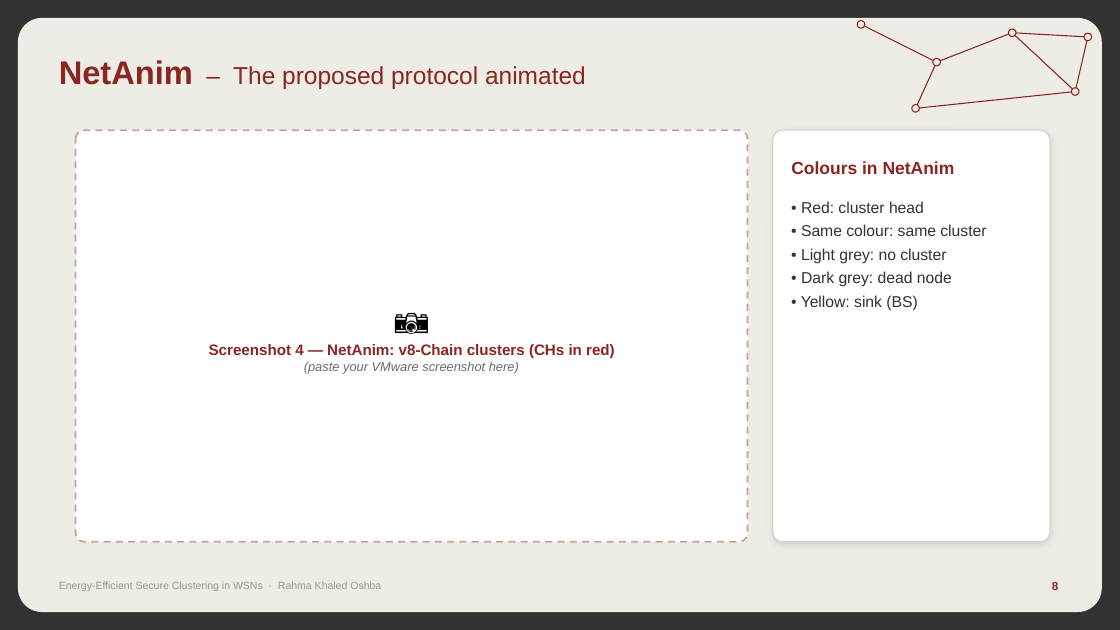
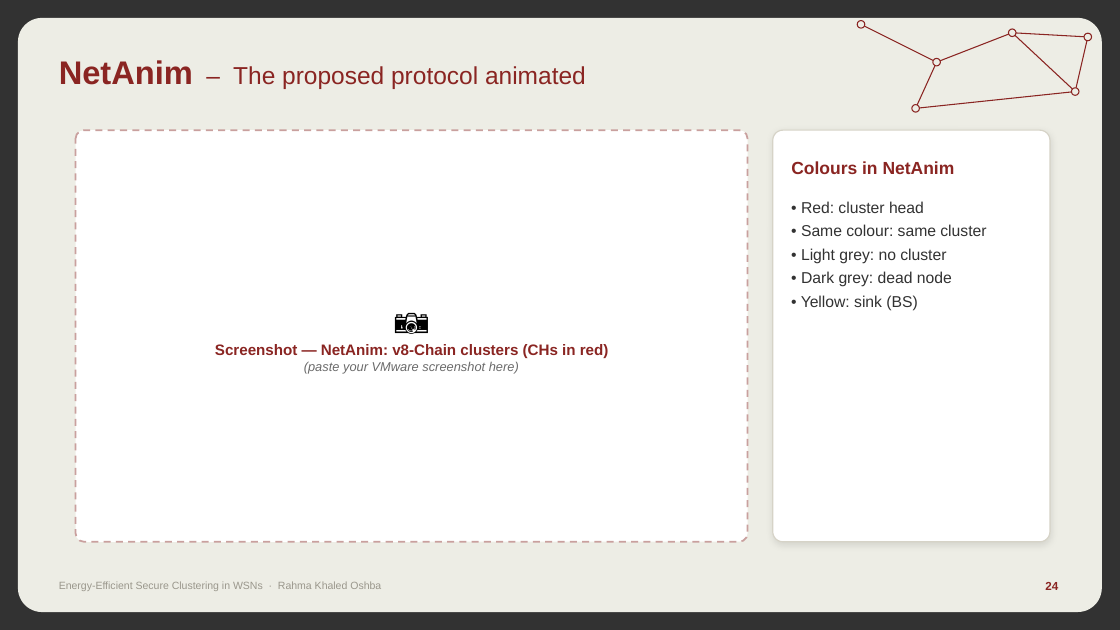
Before and after one commit to RahmaOshba/Routing-Protocols, a slide deck: slide 24 of thesis-final/Thesis_Defense_v8-Chain.pptx (slide 8 before the commit). Drawn at 1120x630 pixels with LibreOffice and Linux fonts; fonts in the diff are those of the drawing. Boxes give left, top, right and bottom in pixels: in the first picture for what was removed or moved away, otherwise in the second. Text is boxed around its words. In the diff, an @@ line names an element or a change of style, - is before the commit and + after.

```diff
--- a/thesis-final/Thesis_Defense_v8-Chain.pptx
+++ b/thesis-final/Thesis_Defense_v8-Chain.pptx
@@ text at (215, 344, 609, 358): text changed @@
-Screenshot 4 — NetAnim: v8-Chain clusters (CHs in red)
+Screenshot — NetAnim: v8-Chain clusters (CHs in red)
@@ text at (1045, 582, 1058, 590): text changed @@
-8
+24
```
Also in this commit, not shown: 53 other slides changed, 2 slides added, 1 slide removed, 14 other files.
